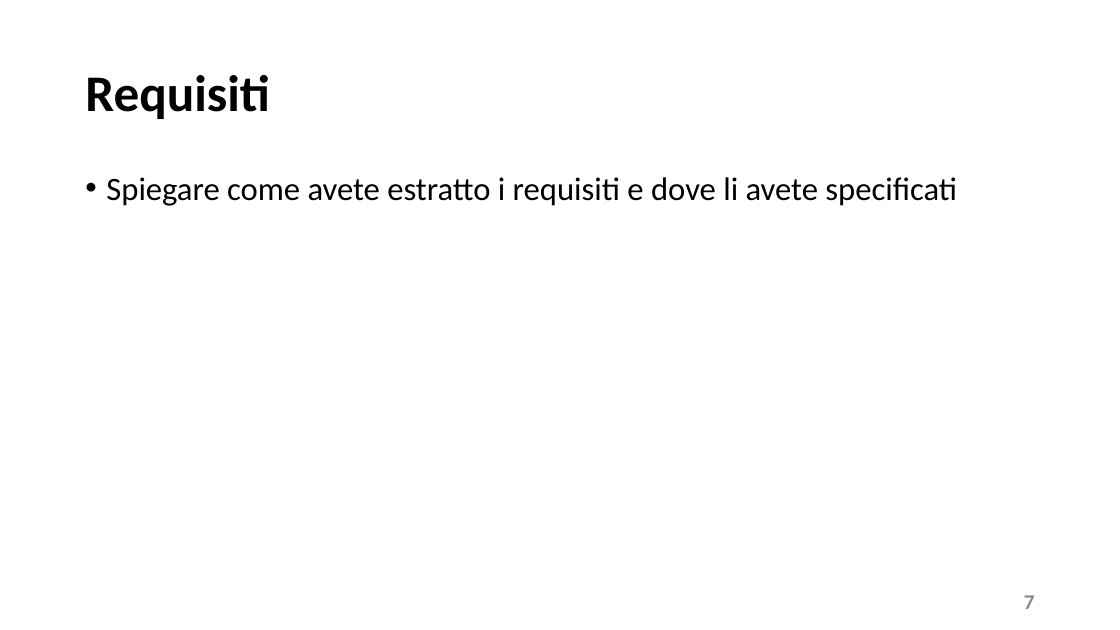
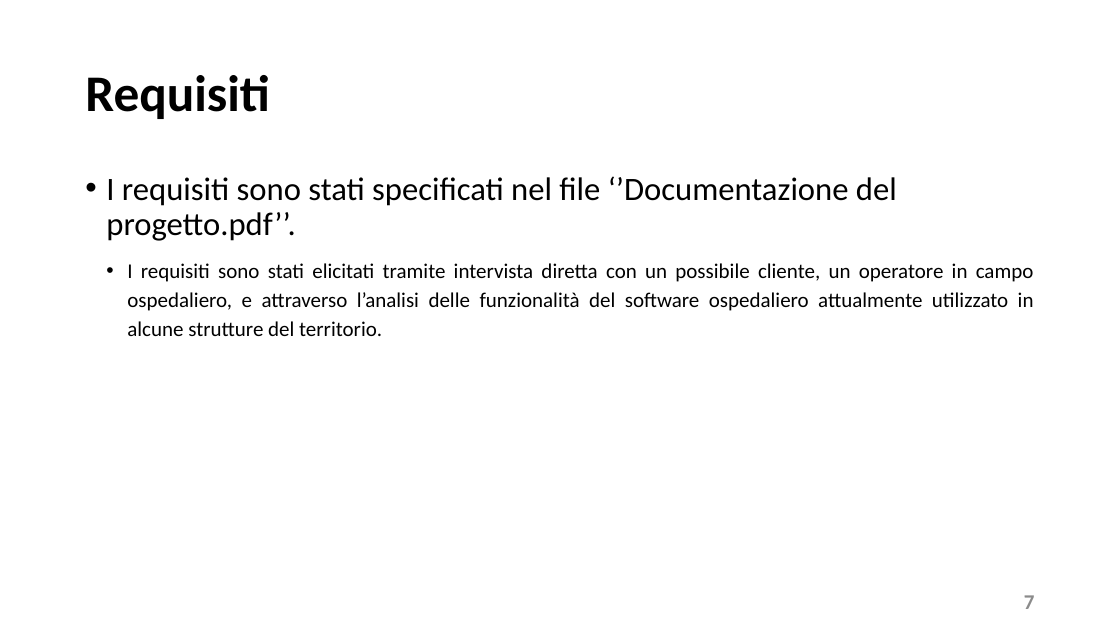
Before and after one commit to FilippoBolis/MED_Progetto_Ing_Software_23_24, a slide deck: slide 7 of MED/doc/Presentazione M.E.D.pptx. Drawn at 1120x630 pixels with LibreOffice and Linux fonts; fonts in the diff are those of the drawing. Boxes give left, top, right and bottom in pixels: in the first picture for what was removed or moved away, otherwise in the second. Text is boxed around its words. In the diff, an @@ line names an element or a change of style, - is before the commit and + after.

```diff
--- a/MED/doc/Presentazione M.E.D.pptx
+++ b/MED/doc/Presentazione M.E.D.pptx
@@ text at [106,176,1034,336]: text changed; size 28 to 18 pt @@
-• Spiegare come avete estratto i requisiti e dove li avete specificati
+• I requisiti sono stati specificati nel file ‘’Documentazione del progetto.pdf’’.
+• I requisiti sono stati elicitati tramite intervista diretta con un possibile cliente, un operatore in campo ospedaliero, e attraverso l’analisi delle funzionalità del software ospedaliero attualmente utilizzato in alcune strutture del territorio.
```
Also in this commit, not shown: 11 other slides changed.
